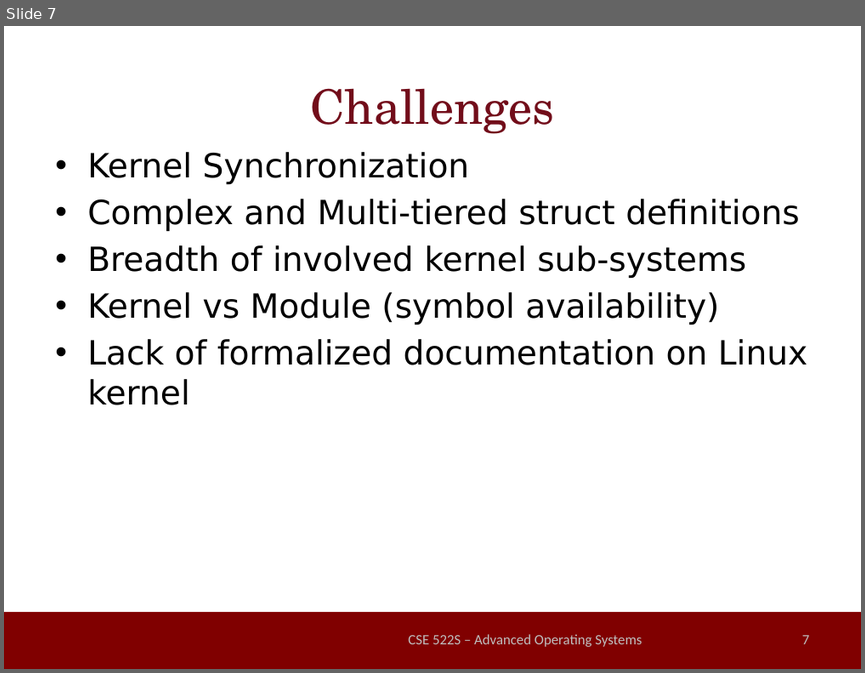
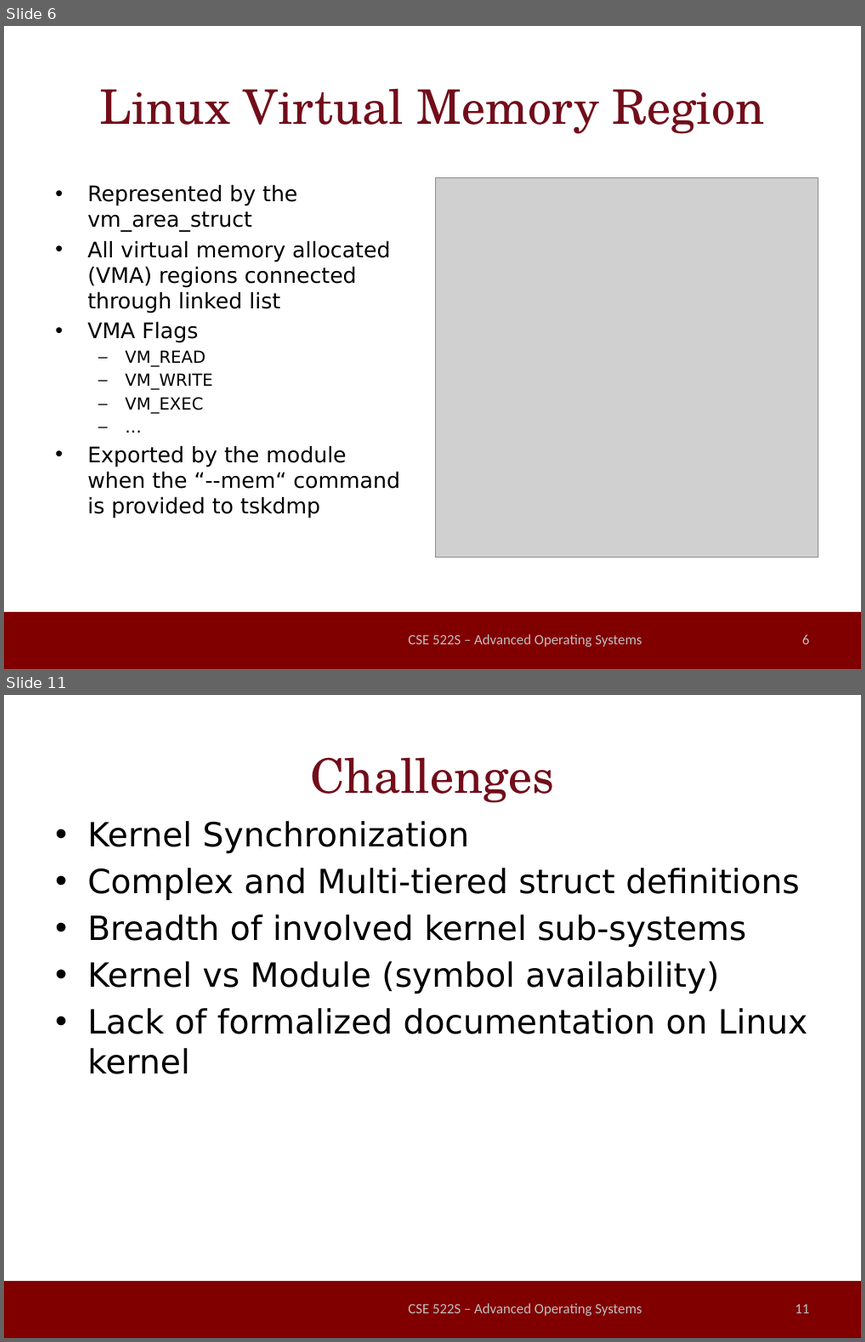
Before and after one commit to millerrt3/LinuxSuspendable, a slide deck: final_presentation.pptx. Shown one above the other, each under a label of ours: slide 7 before the commit, slides 6 and 11 after it; the slides between them are not shown. The pictures are 865x673 and 865x1342 pixels, drawn with LibreOffice and Linux fonts; fonts in the diff are those of the drawing; grey boxes stand for pictures; background and template pictures are left out. Boxes give left, top, right and bottom in pixels: in the first picture for what was removed or moved away, otherwise in the second. Text is boxed around its words. In the diff, an @@ line names an element or a change of style, - is before the commit and + after.

Commit message:
Added more slides involving the linux kernel structures.

```diff
--- a/final_presentation.pptx
+++ b/final_presentation.pptx
@@ slide 6 added at [4,26,861,669], background #FFFFFF; not listed: 1 template element that a slide beside it also shows @@
@@ title added at [100,88,765,134], 40 pt, text #720D1A @@
+Linux Virtual Memory Region
@@ picture added at [436,177,818,556] @@
@@ text added at [87,185,400,518], 18 pt, text #000000 @@
+• Represented by the vm_area_struct
+• All virtual memory allocated (VMA) regions connected through linked list
+• VMA Flags
+  – VM_READ
+  – VM_WRITE
+  – VM_EXEC
+  – …
+• Exported by the module when the “--mem“ command is provided to tskdmp
@@ text added at [408,634,642,646], 12 pt, text #BFBFBF @@
+CSE 522S – Advanced Operating Systems
@@ page number added at [802,634,809,644], 12 pt, text #BFBFBF @@
+6
@@ what was slide 7 is now slide 11 @@
@@ page number at [794,1304,809,1313]: text changed @@
-7
+11
```
Also in this commit, not shown: 3 slides changed, 3 other slides added.
